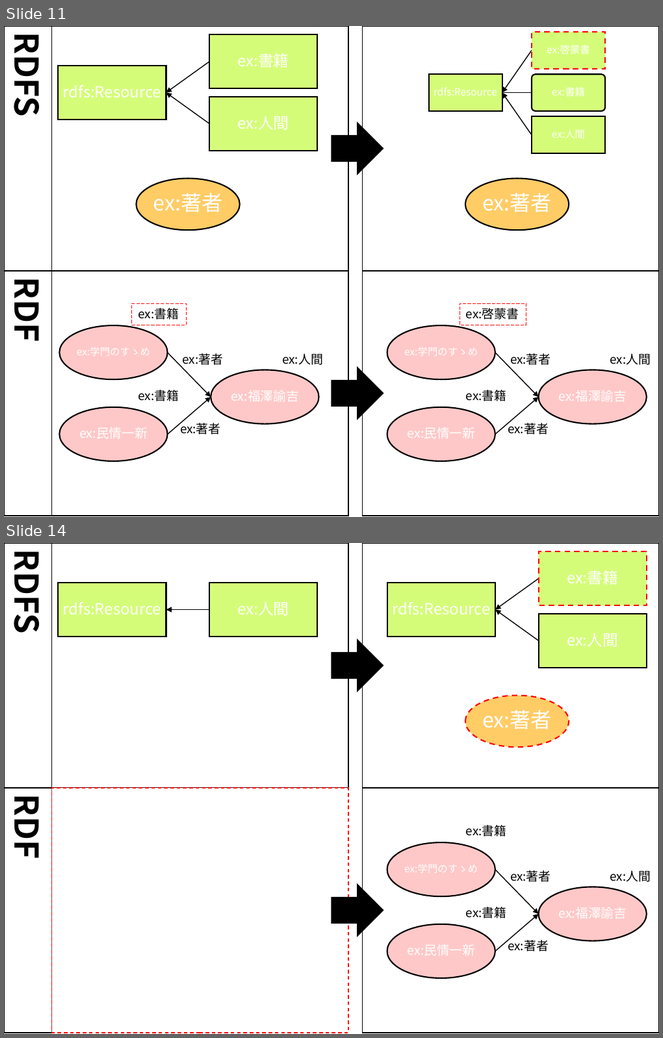
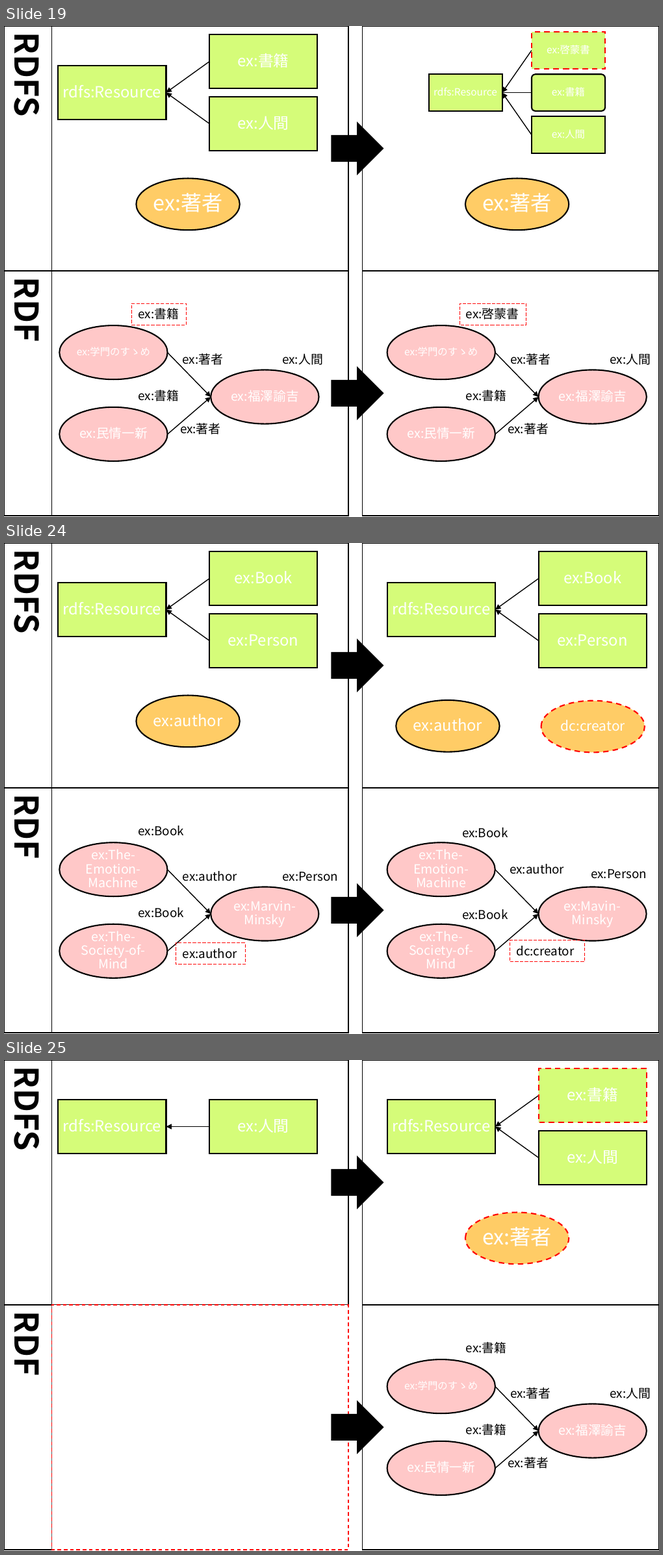
Before and after one commit to mr-3/mrcube-ja-docs, a slide deck: docs/source/figures/mrcube_figures.pptx. Shown one above the other, each under a label of ours: slides 11 and 14 before the commit, slides 19, 24 and 25 after it; the slides between them are not shown. The pictures are 663x1038 and 663x1555 pixels, drawn with LibreOffice and Linux fonts; fonts in the diff are those of the drawing. Boxes give left, top, right and bottom in pixels: in the first picture for what was removed or moved away, otherwise in the second. Text is boxed around its words. In the diff, an @@ line names an element or a change of style, - is before the commit and + after.

```diff
--- a/docs/source/figures/mrcube_figures.pptx
+++ b/docs/source/figures/mrcube_figures.pptx
@@ slide 24 added at (x1=4, y1=543, x2=659, y2=1034), background #FFFFFF @@
@@ rectangle added at (x1=4, y1=543, x2=52, y2=788), fill #FFFFFF, outline #000000 1 pt, 36 pt, text #000000, bold @@
+RDFS
@@ rectangle added at (x1=52, y1=543, x2=348, y2=788), fill #FFFFFF, outline #000000 1 pt @@
@@ rectangle added at (x1=362, y1=543, x2=659, y2=788), fill #FFFFFF, outline #000000 1 pt @@
@@ group added at (x1=59, y1=551, x2=318, y2=668): 3 rectangles, 3 texts, 2 freeform shapes @@
+rdfs:Resource
+ex:Book
+ex:Person
@@ right arrow added at (x1=332, y1=640, x2=384, y2=692), fill #000000, outline #000000 1 pt @@
@@ group added at (x1=388, y1=551, x2=647, y2=668): 3 rectangles, 3 texts, 2 freeform shapes @@
+rdfs:Resource
+ex:Book
+ex:Person
@@ ellipse added at (x1=137, y1=696, x2=240, y2=747), fill #FFCC66, outline #000000 1.5 pt @@
@@ text added at (x1=154, y1=714, x2=223, y2=727), 17 pt, text #FFFFFF @@
+ex:author
@@ ellipse added at (x1=397, y1=700, x2=500, y2=752), fill #FFCC66, outline #000000 1.5 pt @@
@@ ellipse added at (x1=542, y1=701, x2=645, y2=753), fill #FFCC66, outline #FF0000 1.5 pt dashed @@
@@ text added at (x1=414, y1=719, x2=483, y2=731), 17 pt, text #FFFFFF @@
+ex:author
@@ text added at (x1=560, y1=720, x2=625, y2=731), 15 pt, text #FFFFFF @@
+dc:creator
@@ rectangle added at (x1=4, y1=788, x2=52, y2=1033), fill #FFFFFF, outline #000000 1 pt, 36 pt, text #000000, bold @@
+RDF
@@ rectangle added at (x1=52, y1=788, x2=348, y2=1033), fill #FFFFFF, outline #000000 1 pt @@
@@ rectangle added at (x1=362, y1=788, x2=659, y2=1033), fill #FFFFFF, outline #000000 1 pt @@
@@ text added at (x1=139, y1=826, x2=184, y2=836), 13.5 pt, text #000000 @@
+ex:Book
@@ text added at (x1=462, y1=828, x2=508, y2=838), 13.5 pt, text #000000 @@
+ex:Book
@@ text added at (x1=183, y1=871, x2=237, y2=882), 13.5 pt, text #000000 @@
+ex:author
@@ text added at (x1=282, y1=872, x2=338, y2=882), 13.5 pt, text #000000 @@
+ex:Person
@@ text added at (x1=510, y1=864, x2=564, y2=875), 13.5 pt, text #000000 @@
+ex:author
@@ text added at (x1=591, y1=869, x2=647, y2=879), 13.5 pt, text #000000 @@
+ex:Person
@@ right arrow added at (x1=332, y1=885, x2=384, y2=937), fill #000000, outline #000000 1 pt @@
@@ text added at (x1=139, y1=908, x2=184, y2=918), 13.5 pt, text #000000 @@
+ex:Book
@@ text added at (x1=462, y1=910, x2=508, y2=920), 13.5 pt, text #000000 @@
+ex:Book
@@ group added at (x1=60, y1=843, x2=319, y2=978): 3 ellipses, 3 texts, 2 freeform shapes @@
+ex:Marvin-Minsky
+ex:The-Emotion-Machine
+ex:The-Society-of-Mind
@@ group added at (x1=388, y1=843, x2=647, y2=978): 3 ellipses, 3 texts, 2 freeform shapes @@
+ex:Mavin-Minsky
+ex:The-Emotion-Machine
+ex:The-Society-of-Mind
@@ rectangle added at (x1=176, y1=943, x2=245, y2=965), outline #FF0000 0.75 pt dashed, 13.5 pt, text #000000 @@
+ex:author
@@ rectangle added at (x1=510, y1=941, x2=584, y2=962), outline #FF0000 0.75 pt dashed, 13.5 pt, text #000000 @@
+dc:creator
@@ what was slide 11 is now slide 19 @@
@@ what was slide 14 is now slide 25 @@
```
Also in this commit, not shown: 4 slides changed, 11 other slides added, 5 other files.
